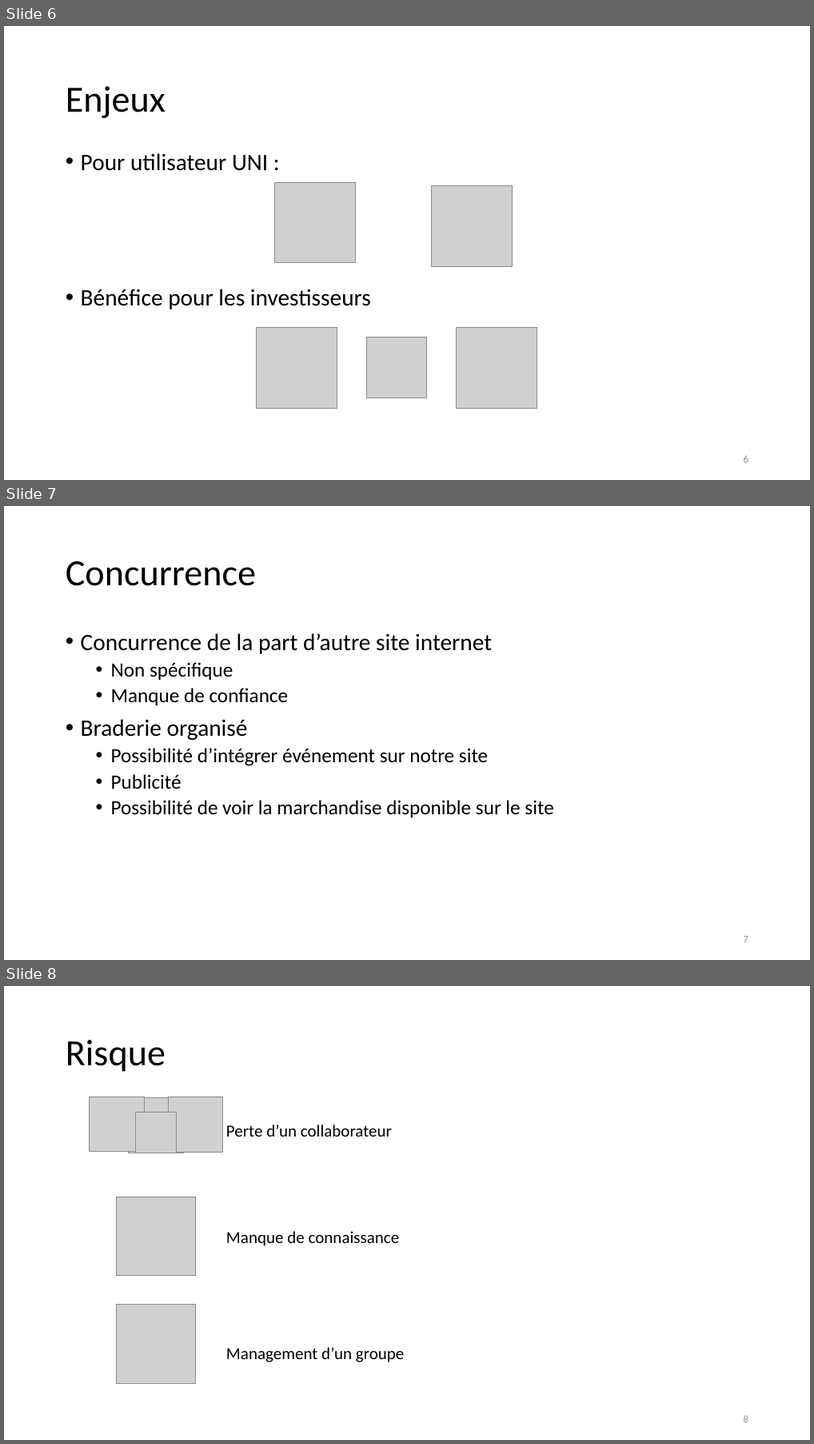
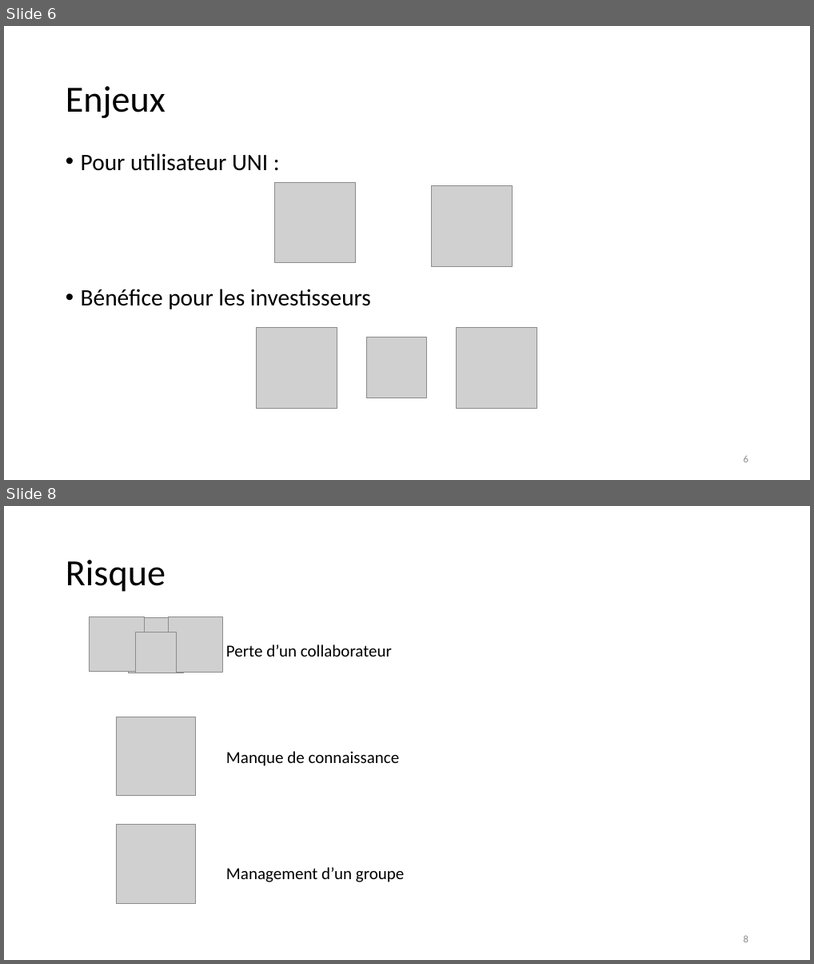
Before and after one commit to unige-pinfo-2019/PInfo1, a slide deck: Docs/UNIbay_DeskPitch.pptx. Shown one above the other, each under a label of ours: slides 6, 7 and 8 before the commit, slides 6 and 8 after it; the slides between them are not shown. The pictures are 814x1444 and 814x964 pixels, drawn with LibreOffice and Linux fonts; fonts in the diff are those of the drawing; grey boxes stand for pictures. Boxes give left, top, right and bottom in pixels: in the first picture for what was removed or moved away, otherwise in the second. Text is boxed around its words. In the diff, an @@ line names an element or a change of style, - is before the commit and + after.

```diff
--- a/Docs/UNIbay_DeskPitch.pptx
+++ b/Docs/UNIbay_DeskPitch.pptx
@@ slide 7 removed at [4,506,810,960], background #FFFFFF @@
@@ title removed at [66,561,256,586] @@
-Concurrence
@@ text removed at [81,633,554,817] @@
-• Concurrence de la part d’autre site internet
-  • Non spécifique
-  • Manque de confiance
-• Braderie organisé
-  • Possibilité d’intégrer événement sur notre site
-  • Publicité
-  • Possibilité de voir la marchandise disponible sur le site
@@ page number removed at [744,936,749,942] @@
-7
```
Also in this commit, not shown: 6 slides changed, 2 slides added, 1 other slide removed.
